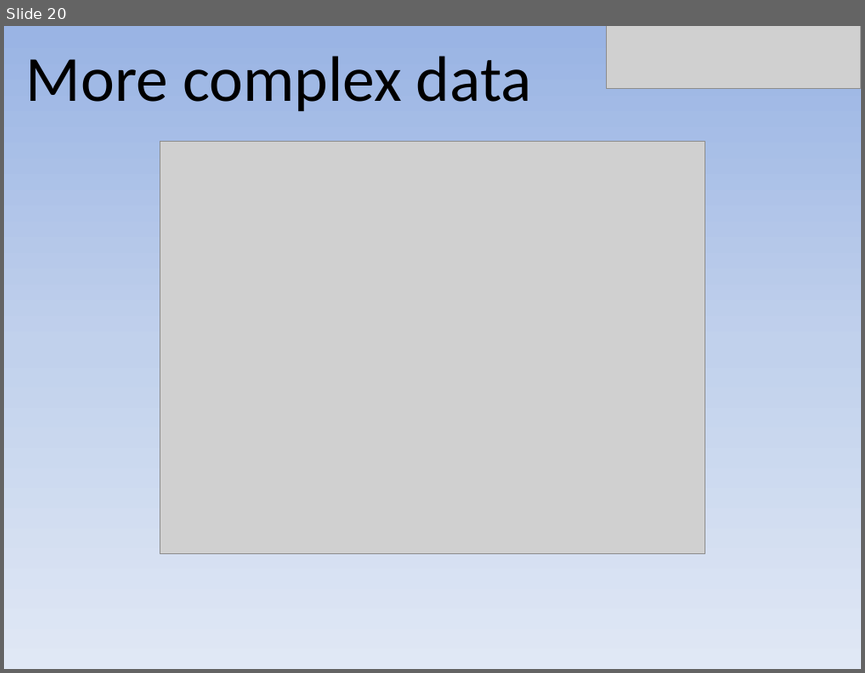
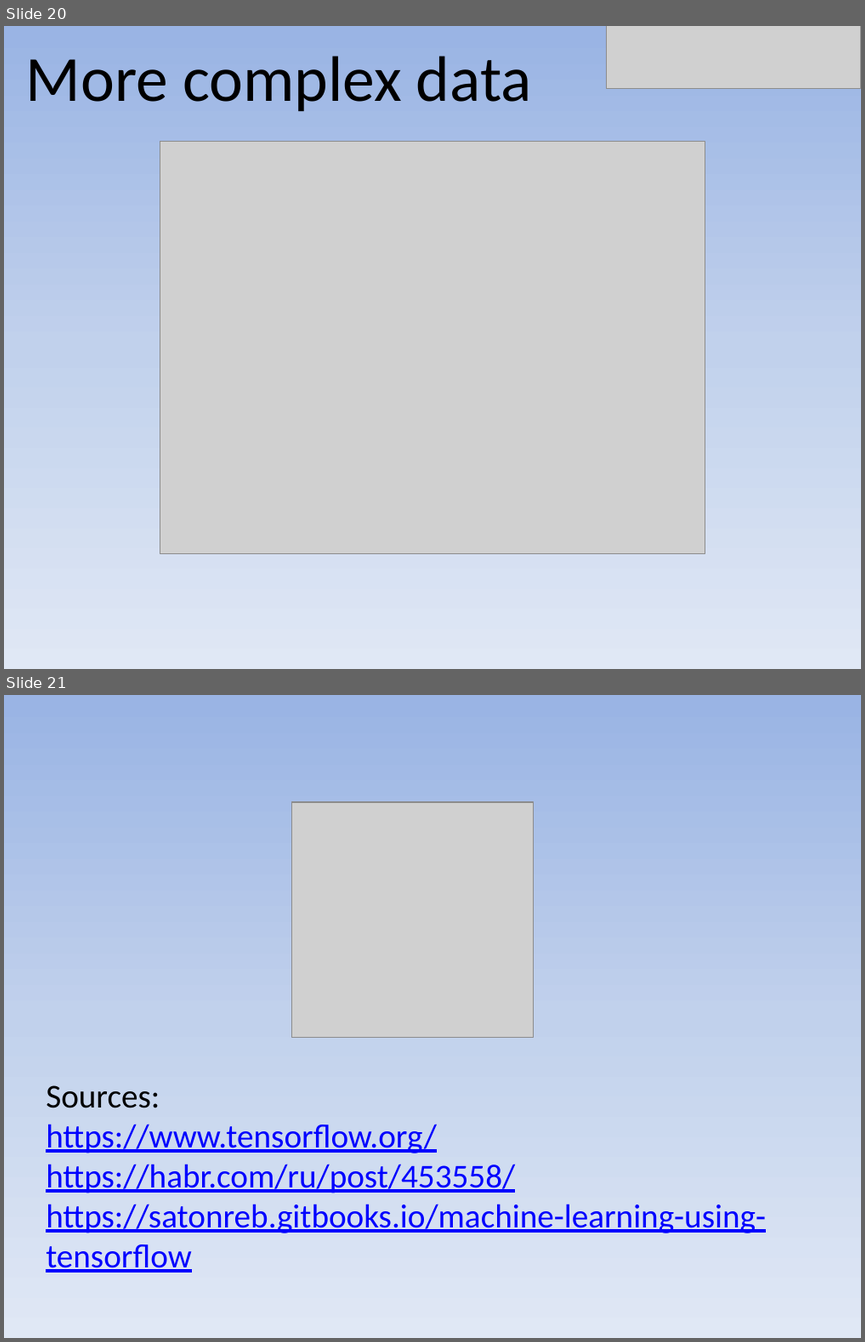
Before and after one commit to RuslanaKom/TensorflowCalculations, a slide deck: Machine learning.pptx. Shown one above the other, each under a label of ours: slide 20 before the commit, slides 20 and 21 after it. The pictures are 865x673 and 865x1342 pixels, drawn with LibreOffice and Linux fonts; fonts in the diff are those of the drawing; grey boxes stand for pictures. Boxes give left, top, right and bottom in pixels: in the first picture for what was removed or moved away, otherwise in the second. Text is boxed around its words. In the diff, an @@ line names an element or a change of style, - is before the commit and + after.

Commit message:
sources added

```diff
--- a/Machine learning.pptx
+++ b/Machine learning.pptx
@@ slide 21 added at <box>4,695,861,1338</box>, background gradient #9AB5E4 to #C2D1ED to #E1E8F5 @@
@@ picture added at <box>292,802,533,1037</box> @@
@@ text added at <box>46,1085,766,1272</box>, 28 pt, text #0000FF, underline @@
+Sources:
+https://www.tensorflow.org/
+https://habr.com/ru/post/453558/
+https://satonreb.gitbooks.io/machine-learning-using-tensorflow
```
Also in this commit, not shown: 1 slide removed.
